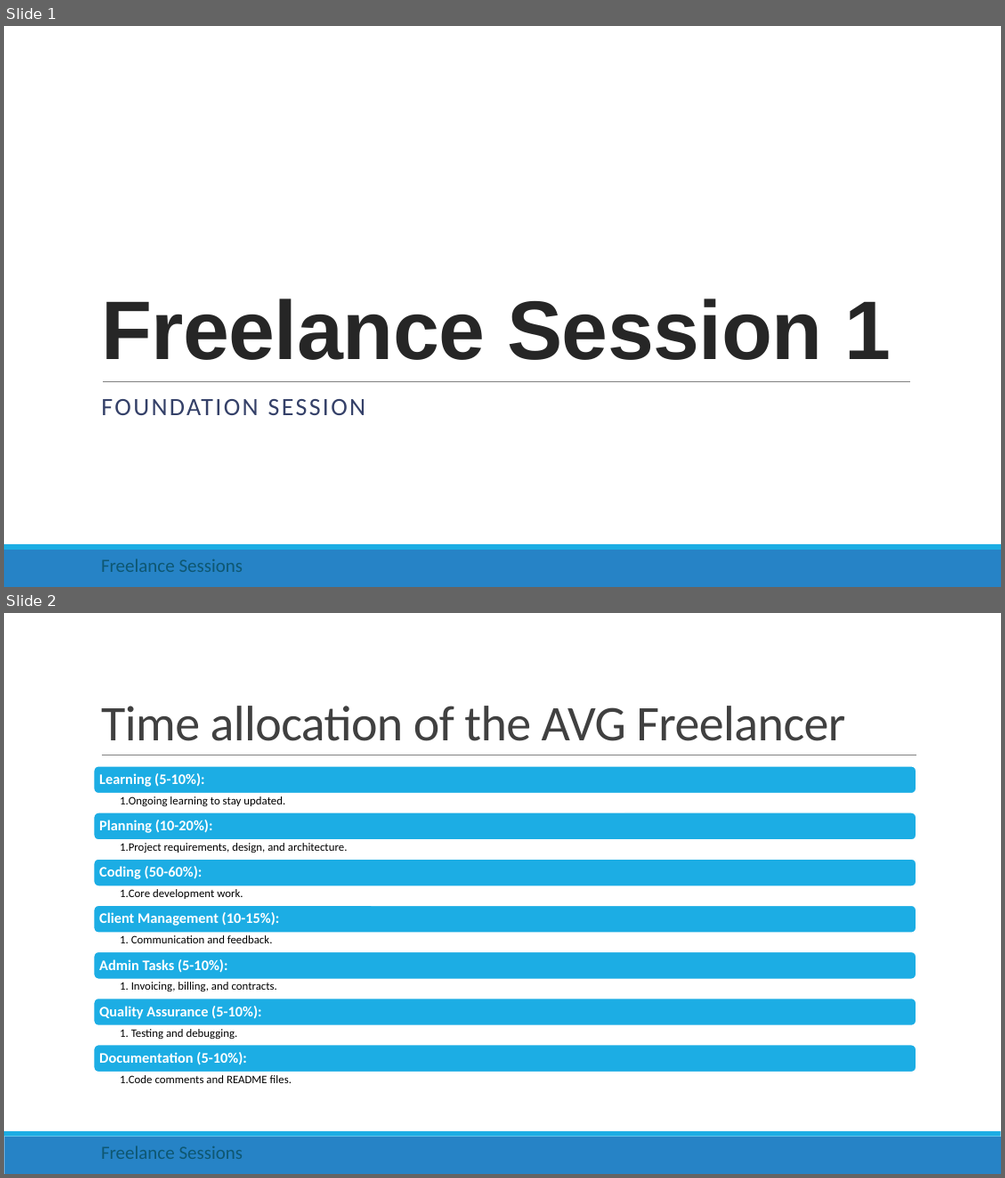
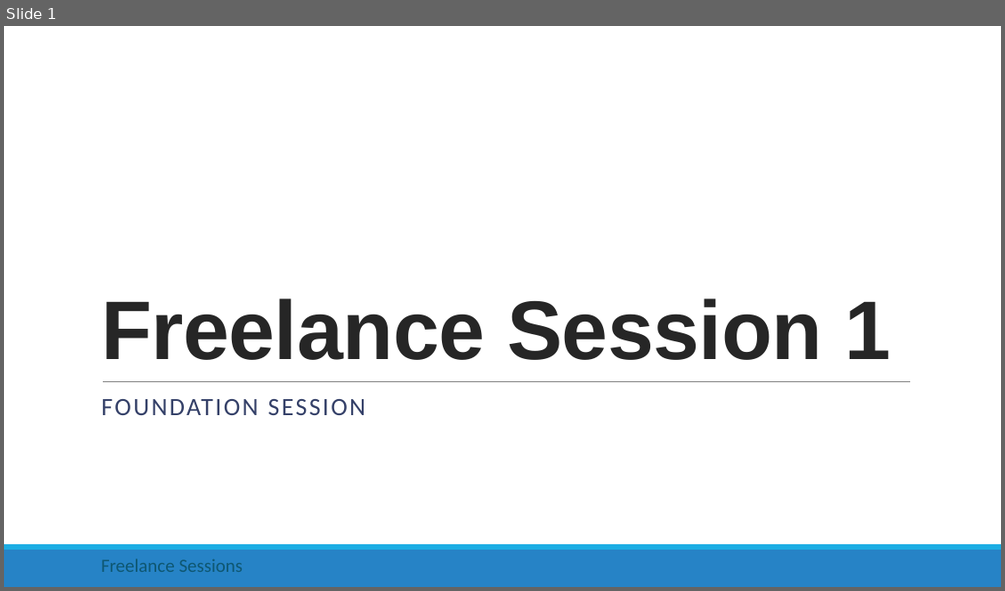
Before and after one commit to rishigujadhur1/Slides, a slide deck: Freelancing/Freelance Session 1.pptx. Shown one above the other, each under a label of ours: slides 1 and 2 before the commit, slide 1 after it. The pictures are 1005x1178 and 1005x591 pixels, drawn with LibreOffice and Linux fonts; fonts in the diff are those of the drawing. Boxes give left, top, right and bottom in pixels: in the first picture for what was removed or moved away, otherwise in the second. Text is boxed around its words. In the diff, an @@ line names an element or a change of style, - is before the commit and + after.

```diff
--- a/Freelancing/Freelance Session 1.pptx
+++ b/Freelancing/Freelance Session 1.pptx
@@ slide 2 removed at (4, 613, 1001, 1174), background #FFFFFF; not listed: 2 template elements that a slide beside it also shows @@
@@ title removed at (101, 706, 845, 741) @@
-Time allocation of the AVG Freelancer
@@ line removed from (102, 755) to (917, 755) @@
@@ group removed at (94, 766, 916, 1083): 14 texts, 7 rounded rectangles @@
-Learning (5-10%):
-  1. Ongoing learning to stay updated.
-Planning (10-20%):
-  1. Project requirements, design, and architecture.
-Coding (50-60%):
-  1. Core development work.
-Client Management (10-15%):
-  1. Communication and feedback.
-Admin Tasks (5-10%):
-  1. Invoicing, billing, and contracts.
-Quality Assurance (5-10%):
-  1. Testing and debugging.
-Documentation (5-10%):
-  1. Code comments and README files.
@@ text removed at (101, 1145, 243, 1159) @@
-Freelance Sessions
```
Also in this commit, not shown: 5 slides changed, 4 slides added, 1 other slide removed.
